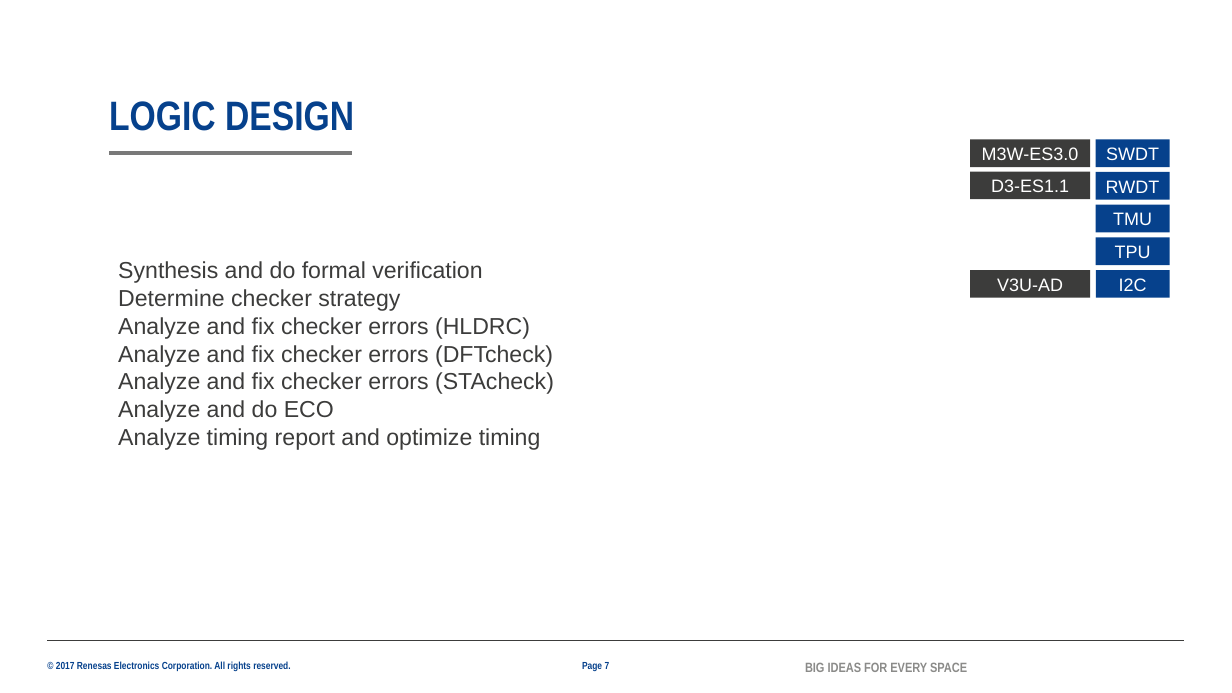
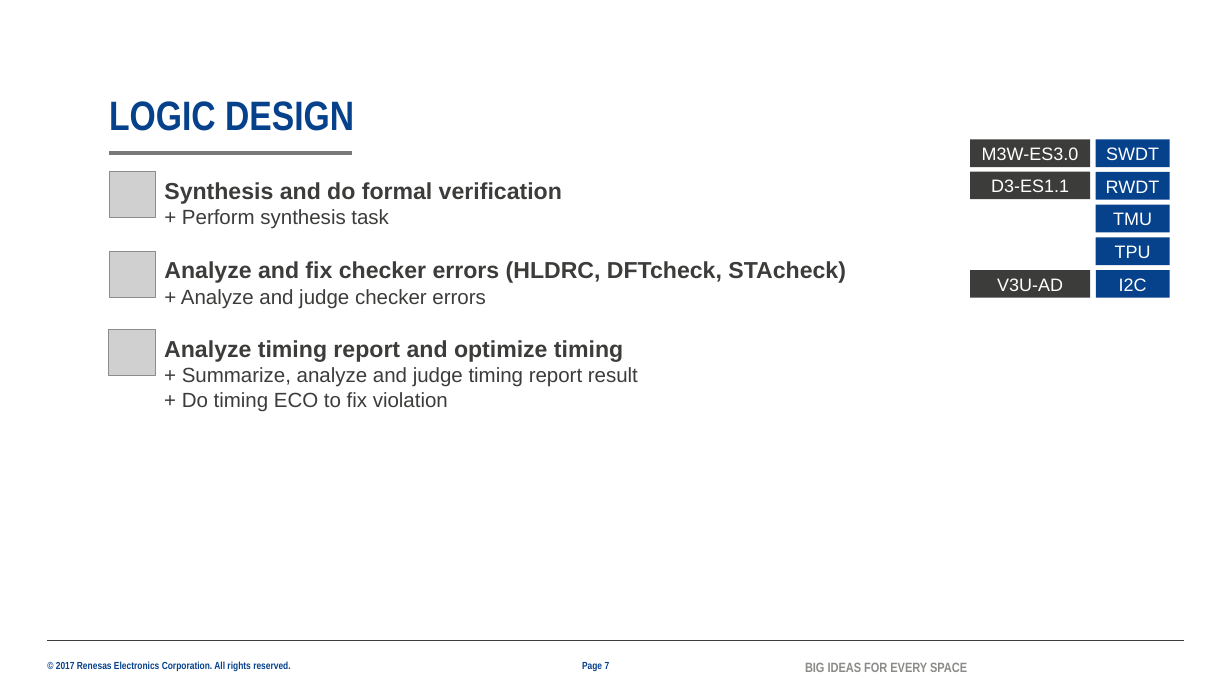
Before and after one commit to lesyhau/bridge, a slide deck: slide 7 of mms.pptx. Drawn at 1232x693 pixels with LibreOffice and Linux fonts; fonts in the diff are those of the drawing; grey boxes stand for pictures; background and template pictures are left out. Boxes give left, top, right and bottom in pixels: in the first picture for what was removed or moved away, otherwise in the second. Text is boxed around its words. In the diff, an @@ line names an element or a change of style, - is before the commit and + after.

Commit message:
xzxZx

```diff
--- a/mms.pptx
+++ b/mms.pptx
@@ picture added at box(109, 172, 155, 218) @@
@@ text added at box(164, 182, 562, 229), 18 pt, text #3C3C3B, bold @@
+Synthesis and do formal verification
++ Perform synthesis task
@@ picture added at box(109, 251, 155, 298) @@
@@ text removed at box(118, 261, 554, 450) @@
-Synthesis and do formal verification
-Determine checker strategy
-Analyze and fix checker errors (HLDRC)
-Analyze and fix checker errors (DFTcheck)
-Analyze and fix checker errors (STAcheck)
-Analyze and do ECO
-Analyze timing report and optimize timing
@@ text added at box(164, 261, 846, 308), 18 pt, text #3C3C3B, bold @@
+Analyze and fix checker errors (HLDRC, DFTcheck, STAcheck)
++ Analyze and judge checker errors
@@ picture added at box(109, 330, 155, 376) @@
@@ text added at box(164, 340, 638, 412), 16 pt, text #3C3C3B @@
+Analyze timing report and optimize timing
++ Summarize, analyze and judge timing report result
++ Do timing ECO to fix violation
```
Also in this commit, not shown: 2 slides added.
